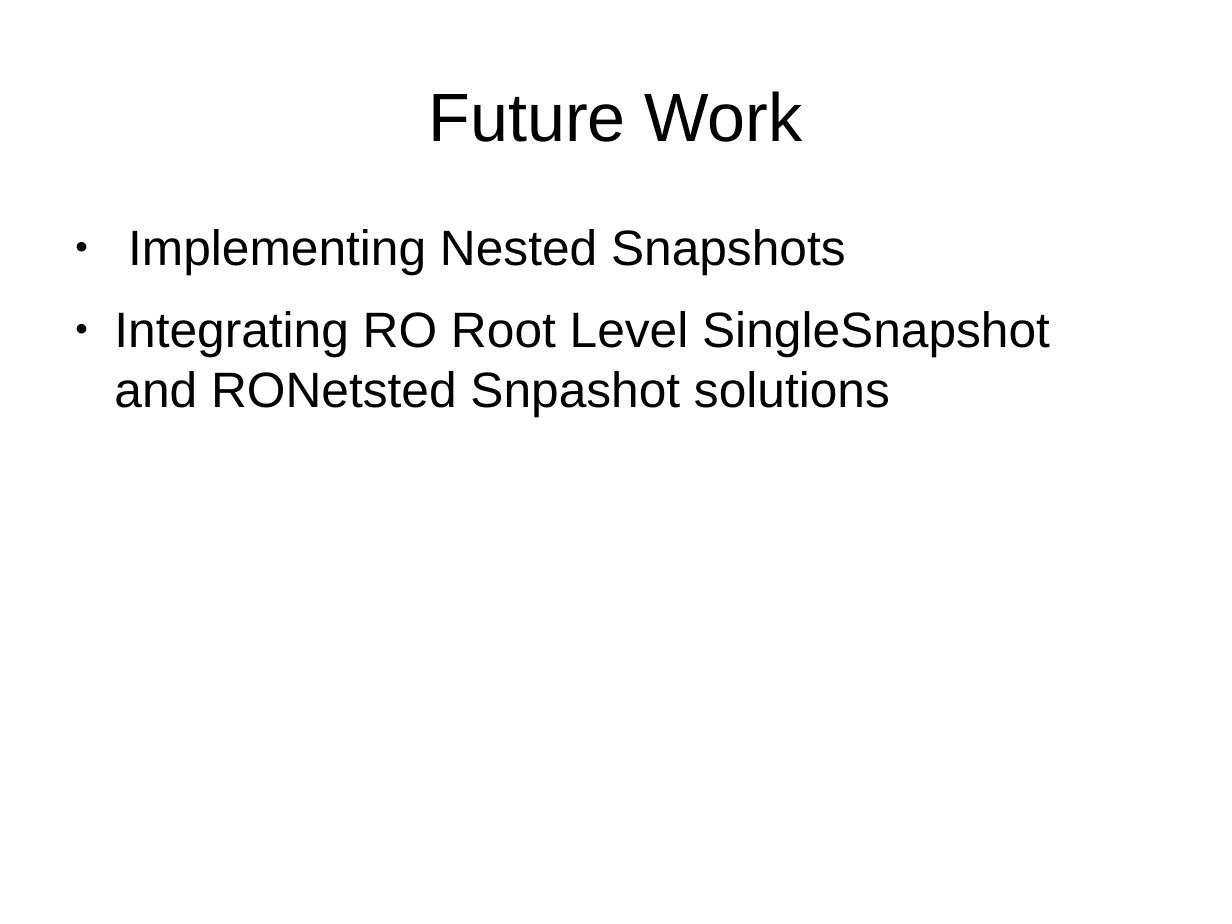
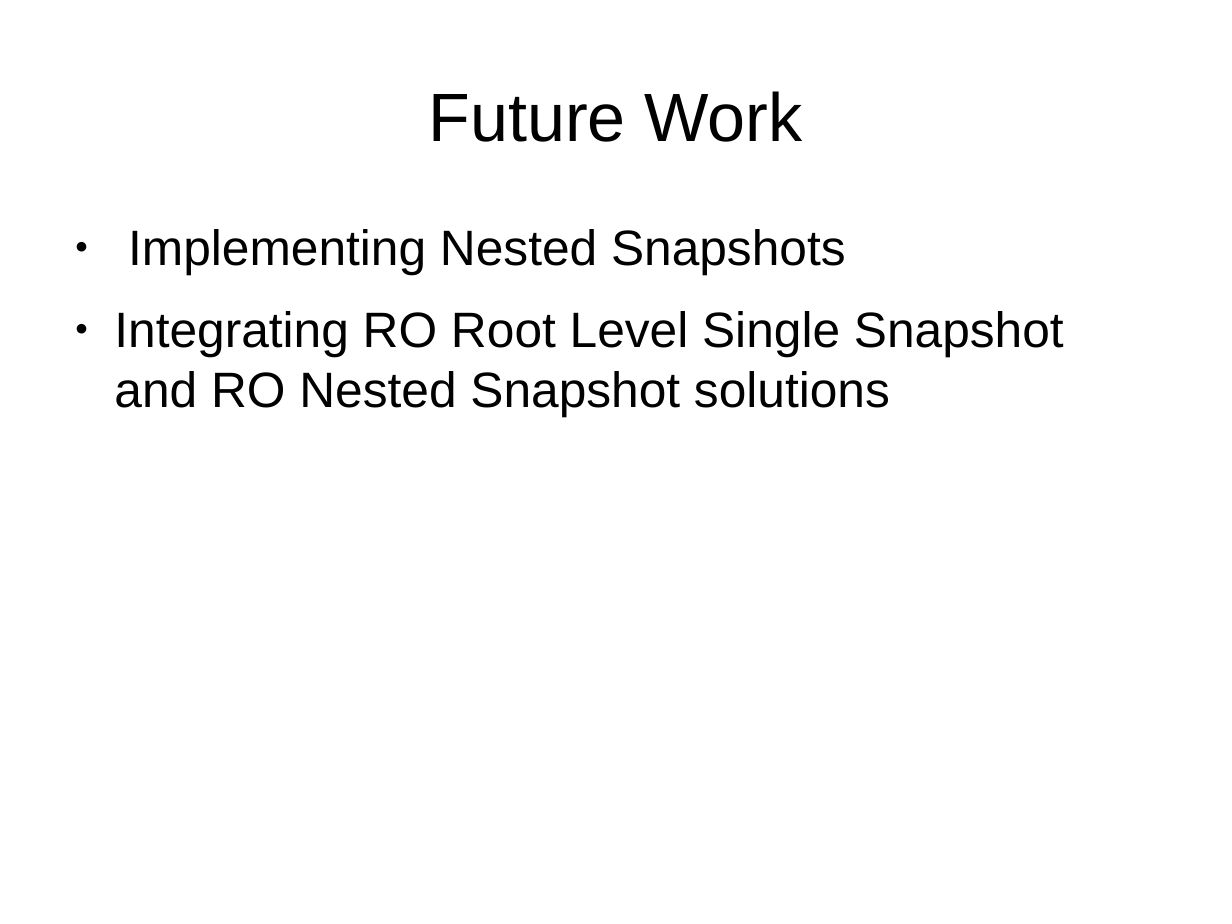
Before and after one commit to pushparajxa/Thesis-Presentation, a slide deck: slide 29 of Final_Presentation.odp (slide 46 before the commit). Drawn at 1232x924 pixels with LibreOffice and Linux fonts; fonts in the diff are those of the drawing. Boxes give left, top, right and bottom in pixels: in the first picture for what was removed or moved away, otherwise in the second. Text is boxed around its words. In the diff, an @@ line names an element or a change of style, - is before the commit and + after.

```diff
--- a/Final_Presentation.odp
+++ b/Final_Presentation.odp
@@ text at <box>114,311,1064,416</box>: text changed @@
-● Integrating RO Root Level SingleSnapshot and RONetsted Snpashot solutions
+● Integrating RO Root Level Single Snapshot and RO Nested Snapshot solutions
```
Also in this commit, not shown: 16 other slides changed, 5 slides added, 22 slides removed, 5 other files.
